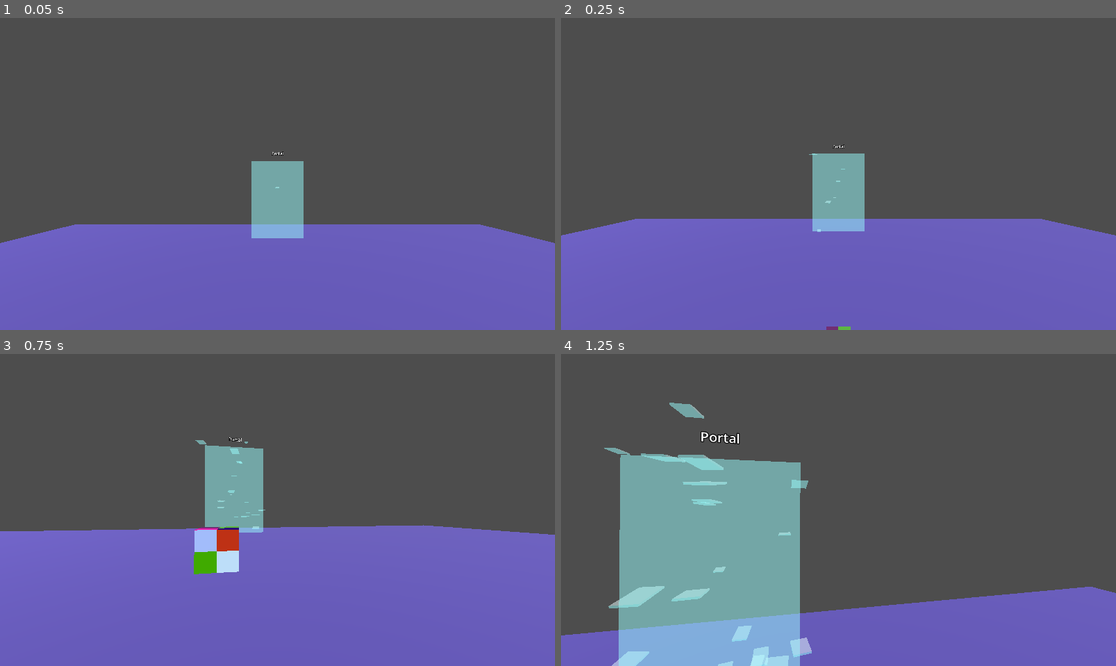
Above: before the commit, frames 1-4 (two rows, left to right).
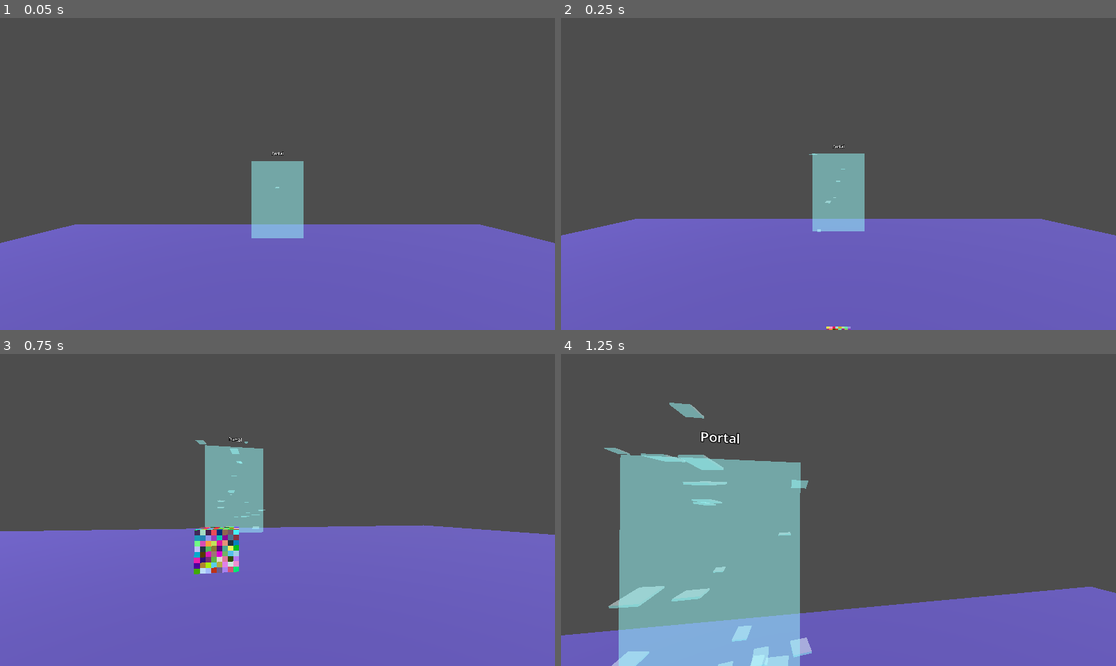
Above: after the commit, the same moments.

Repository: jvastola/GodotPhysicsRig
Game: Godot game, scene res://MainScene.tscn
Same seed, same stepped clock (60 frames per second), same inputs: the game is played once before the commit and once after it.
Inputs (mouse positions are in pixels of both pictures, inside the frame that each line leads up to):
- Up to frame 1 (0.05 s): no input
- Up to frame 2 (0.25 s): no input
- Up to frame 3 (0.75 s): move the mouse to (305, 510) at 0.52 s; hold W (move_forward) from 0.53 s (still down); hold Shift (sprint) from 0.53 s (still down)
- Up to frame 4 (1.25 s): keep holding W (move_forward); keep holding Shift (sprint); tap Space (jump) at 0.77 s

Frame 1 is identical in both runs. In frame 2, less than 0.1% of the frame differs, in the area x 47-53%, y 98-100%; in frame 3, 1.2%, in the area x 34-44%, y 55-71%; in frame 4, nothing differs.

Commit message:
Update subdivided cube settings; increase subdivisions to 8 and adjust pointer event handling for better interaction

Diff:
--- a/MainScene.tscn
+++ b/MainScene.tscn
@@ -47,7 +47,7 @@
 cast_shadow = 0
 script = ExtResource("3_cube")
 size = Vector3(0.25, 0.25, 0.25)
-subdivisions = 2
+subdivisions = 8
 seed = 12345
 material_unshaded = true
 flip_winding = true
--- a/subdivided_cube.gd
+++ b/subdivided_cube.gd
@@ -12,7 +12,7 @@
 ]
 
 @export var size: Vector3 = Vector3(2.0, 2.0, 2.0)
-@export_range(1, 128, 1) var subdivisions: int = 16
+@export_range(1, 128, 1) var subdivisions: int = 1
 @export var seed: int = 0
 @export var material_unshaded: bool = false
 @export var flip_winding: bool = false
@@ -123,6 +123,7 @@
 	if event.is_empty():
 		return
 	var event_type: String = String(event.get("type", ""))
+	print_debug("subdivided_cube: handle_pointer_event ->", event_type, "from", event.get("handler"))
 	match event_type:
 		"press":
 			_apply_paint_event(event)
@@ -130,7 +131,10 @@
 			if allow_continuous_paint:
 				_apply_paint_event(event)
 		"hover":
-			if allow_continuous_paint and event.get("action_pressed", false):
+			# paint when the trigger is just pressed while hovering (match floor behavior)
+			if event.get("action_just_pressed", false):
+				_apply_paint_event(event)
+			elif allow_continuous_paint and event.get("action_pressed", false):
 				_apply_paint_event(event)
 		"drag":
 			if allow_continuous_paint:
@@ -166,6 +170,7 @@
 		return false
 
 	_cell_colors[fi][iy][ix] = new_color
+	print_debug("subdivided_cube: painted cell", fi, ix, iy, "color", new_color)
 	build_mesh()
 	cell_painted.emit(fi, ix, iy, new_color)
 	return true
@@ -252,12 +257,19 @@
 		var n: Vector3 = face["n"]
 		var u: Vector3 = face["u"]
 		var v: Vector3 = face["v"]
-		var offset_point: Vector3 = n * 0.5
+		# account for the mesh 'size' when locating which face/cell was hit
+		var half: Vector3 = size * 0.5
+		var offset_point: Vector3 = Vector3(n.x * half.x, n.y * half.y, n.z * half.z)
 		var d: float = (local_point - offset_point).dot(n)
-		if abs(d) > 0.001:
+		if abs(d) > 0.001 * max(max(half.x, half.y), half.z):
 			continue
-		var su: float = local_point.dot(u) + 0.5
-		var sv: float = local_point.dot(v) + 0.5
+		# project onto the face axes and normalize by the corresponding size components
+		var size_u: float = abs(u.x) * size.x + abs(u.y) * size.y + abs(u.z) * size.z
+		var size_v: float = abs(v.x) * size.x + abs(v.y) * size.y + abs(v.z) * size.z
+		if size_u == 0.0 or size_v == 0.0:
+			continue
+		var su: float = (local_point.dot(u) / size_u) + 0.5
+		var sv: float = (local_point.dot(v) / size_v) + 0.5
 		if su < 0.0 or su >= 1.0 or sv < 0.0 or sv >= 1.0:
 			continue
 		var ix: int = clamp(int(floor(su * nx)), 0, nx - 1)
